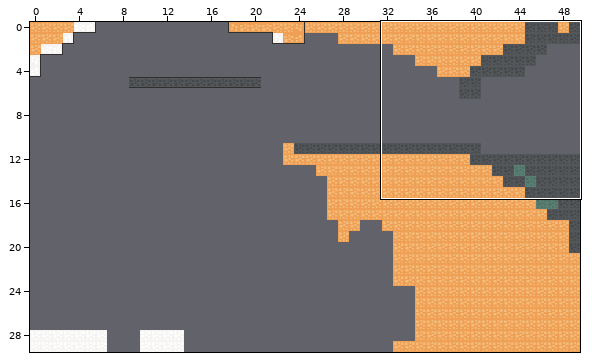
A Tiled map gets an edit: js/maps/map11.tmx. The picture above shows the old version from afar; the outline marks the close-up.
Close-up. Old version:
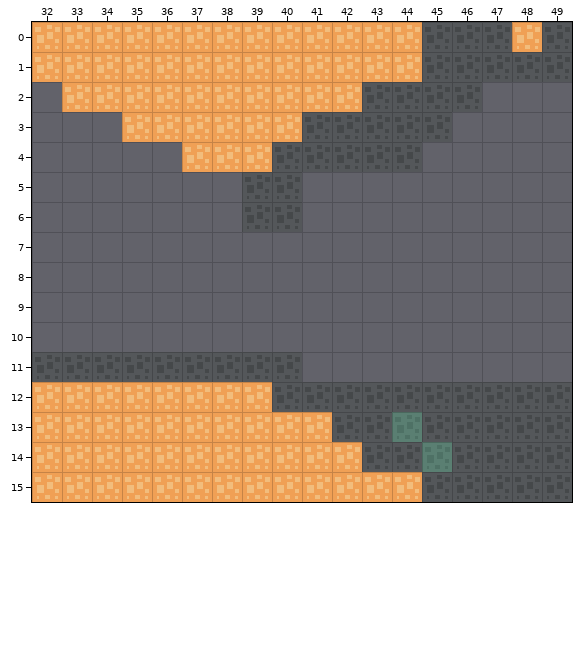
Cells are 20x20 px. Shown: x 32..49, y 0..15. The commit also changed other parts of the map, which this record leaves out.
After the commit:
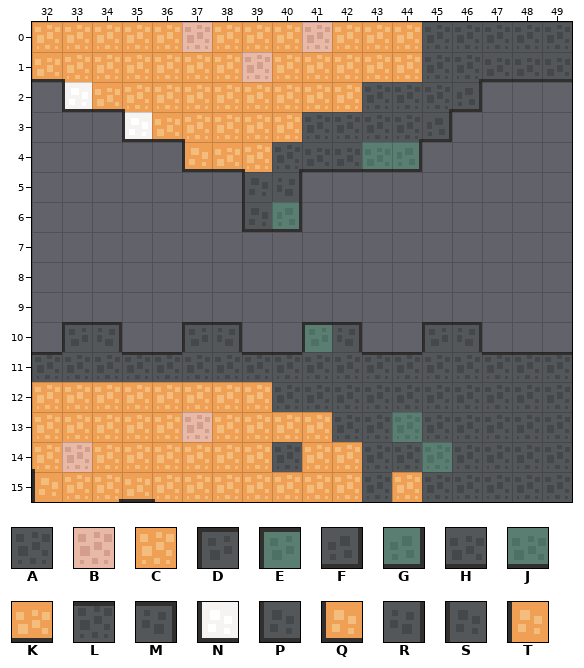
Key: from "tiles": A 43, B 47, C 48, D 56, E 57, F 69, G 70, H 82, J 83, K 87, L 95, M 108, N 118, P 121, Q 126, R 134, S 147, T 152.
_ is an empty cell.
Change:
Layer "platforms":
y 0: x 37 C -> B; x 41 C -> B; x 48 C -> A
y 1: x 32 C -> K; x 39 C -> B; x 47..49 AAA -> HHH
y 2: x 33..34 CC -> NK; x 46 A -> F
y 3: x 35..36 CC -> NK; x 45 A -> F
y 4: x 37..38 CC -> QK; x 41..44 AAAA -> HHJG
y 5: x 39..40 AA -> SR
y 6: x 39..40 AA -> PG
y 10: x 33..34 __ -> DM; x 37..38 __ -> DM; x 41..42 __ -> EM; x 45..46 __ -> DM
y 11: x 32 A -> L; x 35..36 AA -> LL; x 39..49 AA_________ -> LLAALLAALLL
y 13: x 37 C -> B
y 14: x 33 C -> B; x 40 C -> A
y 15: x 32 C -> T; x 35 C -> K; x 43 C -> A
